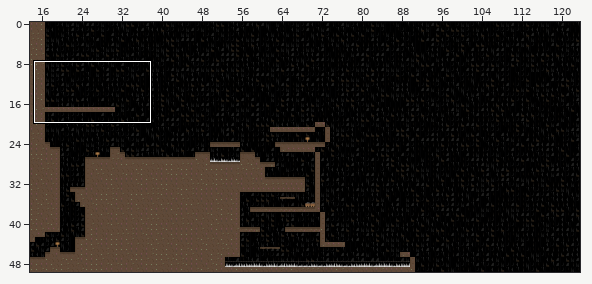
Two states of a Tiled map, public/map.tmx. The first picture is a wide view before the edit; the outline marks the close-up.
Close-up. Before the commit:
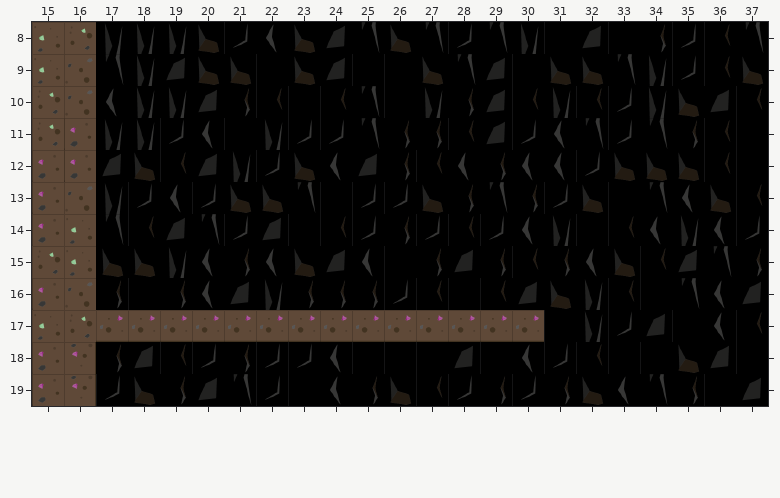
Cells are 70x70 px. Shown: x 15..37, y 8..19. The commit also changed other parts of the map, which this record leaves out.
Once edited:
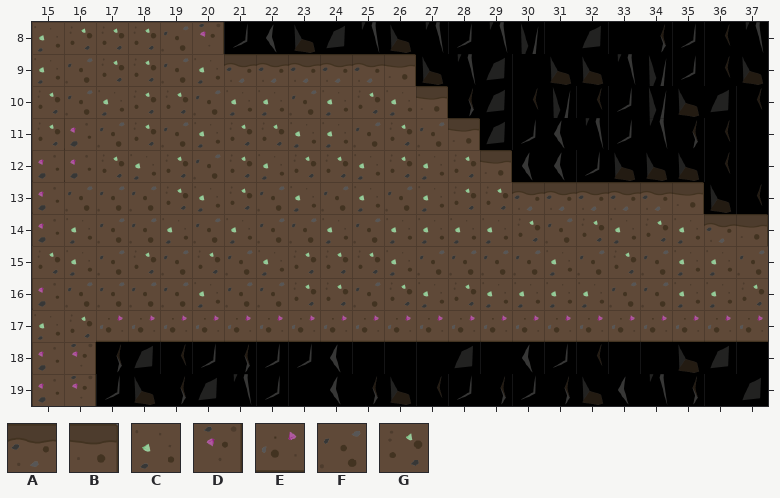
Key: from "Miene": A 49, B 50, C 55, D 56, E 61, F 64, G 65.
_ is an empty cell.
What changed:
{"where": "layer \"ground\""}
{"y":8,"x":17,"old":"____","new":"GGFD"}
{"y":9,"x":17,"old":"__________","new":"GGFCAAAAAB"}
{"y":10,"x":17,"old":"___________","new":"CGGFCCFCGCB"}
{"y":11,"x":17,"old":"____________","new":"FGFCGGCCFGFB"}
{"y":12,"x":17,"old":"_____________","new":"GCGFGCGGCGCGB"}
{"y":13,"x":17,"old":"___________________","new":"FFGCGFCFCFCGGAAAAAB"}
{"y":14,"x":17,"old":"_____________________","new":"FFCFCFFCFCCCCGFGCGCAB"}
{"y":15,"x":17,"old":"_____________________","new":"FGFGFCGGGCFFFFCFGFCCF"}
{"y":16,"x":17,"old":"_____________________","new":"FFFCFFGGFGCGCCCCFFCCG"}
{"y":17,"x":31,"old":"_______","new":"EEEEEEE"}
{"label":"added","picture_box":[96,22,768,342]}
